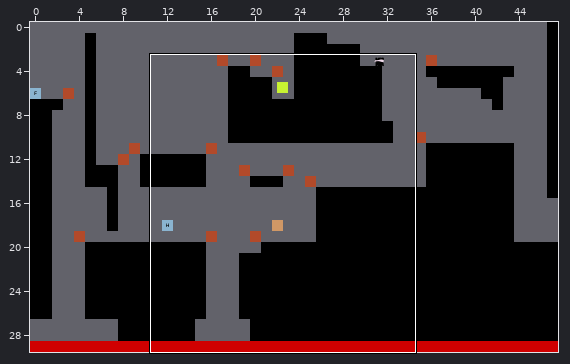
One commit to this Tiled map: maps/level_02.tmx. Above, an overview of the earlier version with the close-up marked.
Close-up. The starting point:
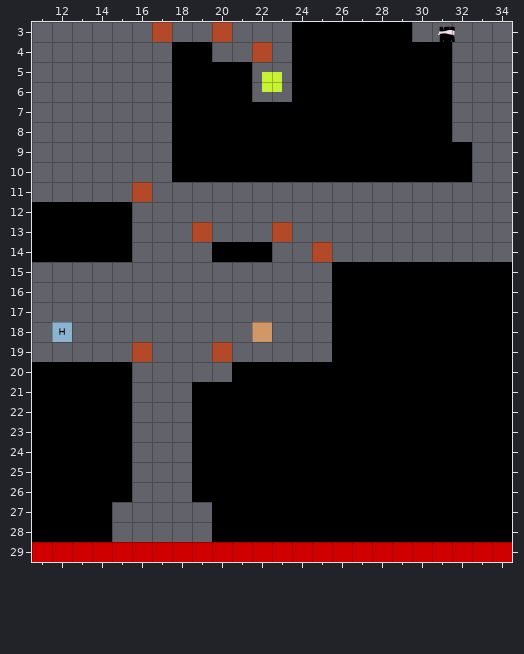
Cells are 64x64 px. Shown: x 11..34, y 3..29.
And afterwards:
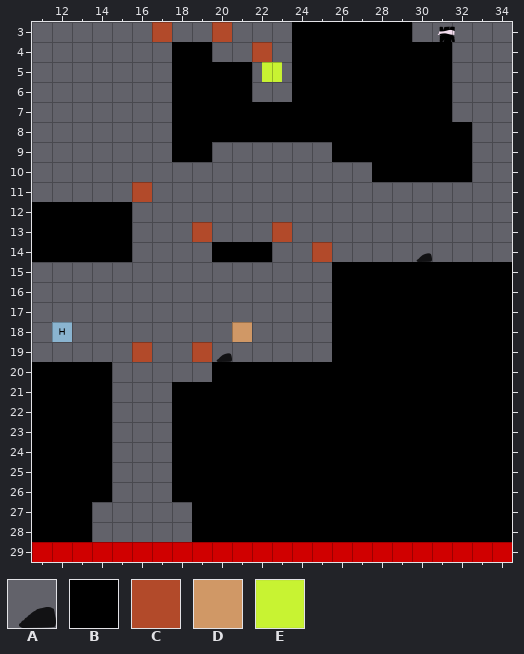
Key: from "tileset": A 42 flipped left-right, B 78, C 81, D 85, E 131.
_ is an empty cell, . an unchanged one.
Objects are placed by their top-left corner, in cells (3,4 is the top-left corner of cell 3,4); size is 1x1 cell unless given.
Tiles of an added or newly shown layer are drawn over the layers below it.
Change:
--- layer "layer_limits"
@@ x 19..20 @@
-19 _C
+19 C_
--- layer "layer_platforms"
@@ x 18..32 @@
- 8 .............._
- 9 ..BBBBBB.......
-10 BBBBBBBBBB.....
+ 8 ..............B
+ 9 ..______.......
+10 __________.....
@@ x 14..20 @@
-20 .B...._
-21 .B.._..
-22 .B.._..
-23 .B.._..
-24 .B.._..
-25 .B.._..
-26 .B.._..
-27 B...._.
-28 B...._.
+20 ._....B
+21 ._..B..
+22 ._..B..
+23 ._..B..
+24 ._..B..
+25 ._..B..
+26 ._..B..
+27 _....B.
+28 _....B.
--- layer "layer_boxStop" (added)
@@ x 30..30 @@
-14 _
+14 A
@@ x 20..20 @@
-19 _
+19 A
--- layer "Cure"
-E at 22.5,5.5
+E at 22.5,5
--- layer "BigBox"
-D at 22,18
+D at 21,18
